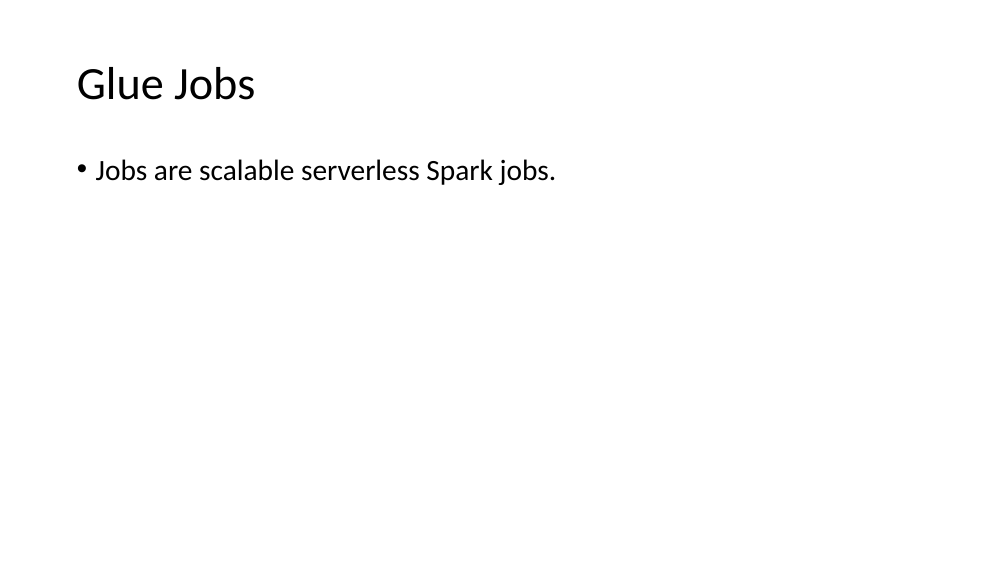
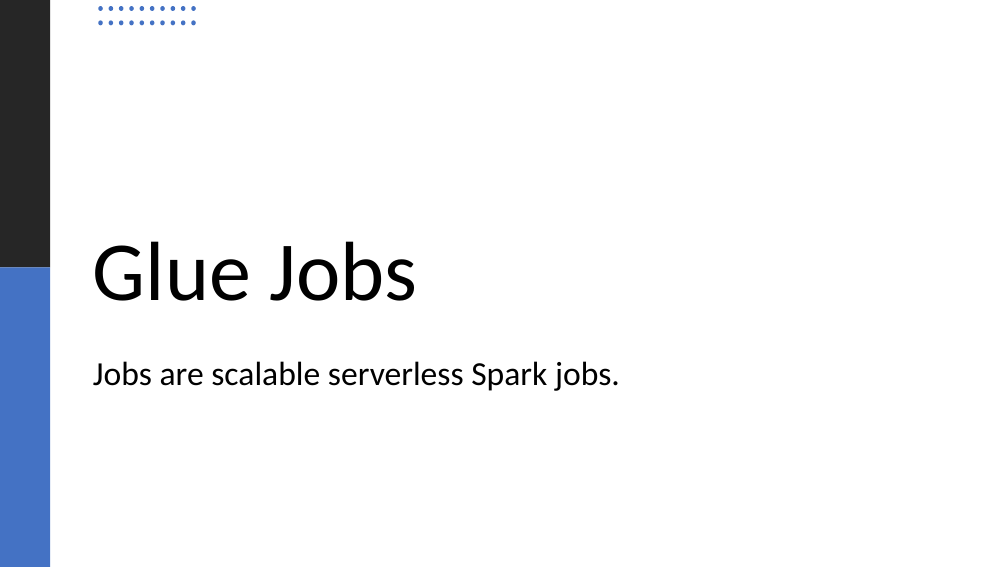
Before and after one commit to kunaldas926/ppt, a slide deck: slide 26 of Presentation1.pptx (slide 19 before the commit). Drawn at 1008x567 pixels with LibreOffice and Linux fonts; fonts in the diff are those of the drawing. Boxes give left, top, right and bottom in pixels: in the first picture for what was removed or moved away, otherwise in the second. Text is boxed around its words. In the diff, an @@ line names an element or a change of style, - is before the commit and + after.

```diff
--- a/Presentation1.pptx
+++ b/Presentation1.pptx
@@ rectangle added at bbox=[0, 0, 50, 268], fill #262626 @@
@@ group added at bbox=[98, 6, 196, 25]: 20 ellipses @@
@@ title "Glue Jobs": place and size @@
-title "Glue Jobs" at bbox=[77, 67, 255, 100]
+title "Glue Jobs" at bbox=[93, 241, 418, 301]
@@ title "Glue Jobs" at bbox=[93, 241, 418, 301]: size 44 to 80 pt; vertical alignment middle to bottom @@
@@ rectangle added at bbox=[0, 268, 50, 567], fill #4472C4 @@
@@ text "Jobs are scalable serverless Spark ...": place and size @@
-text "Jobs are scalable serverless Spark ..." at bbox=[96, 159, 557, 185]
+text "Jobs are scalable serverless Spark ..." at bbox=[93, 361, 620, 391]
@@ text "Jobs are scalable serverless Spark ..." at bbox=[93, 361, 620, 391]: size 28 to 32 pt; bullet • to none @@
```
Also in this commit, not shown: 19 other slides changed, 23 slides added.
